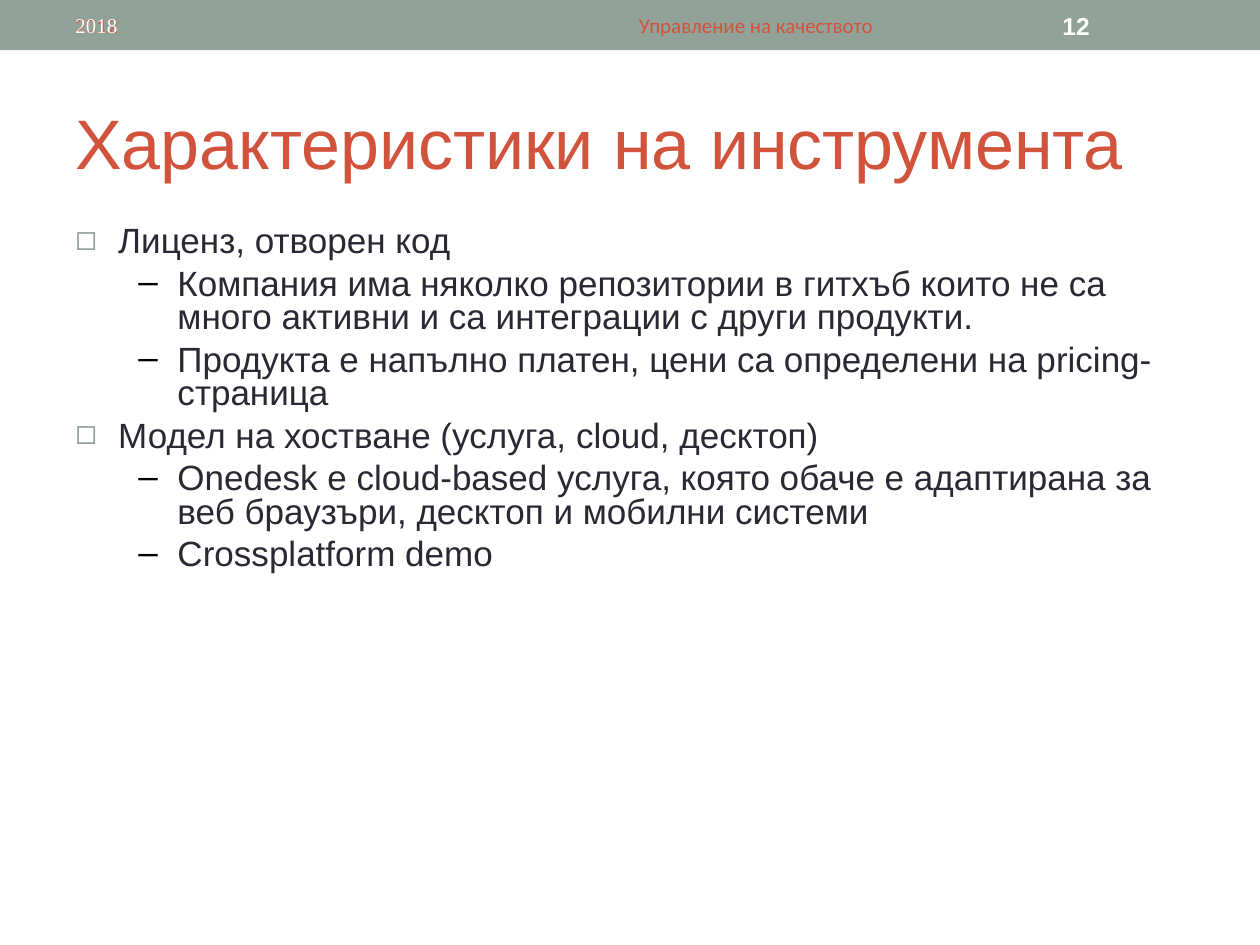
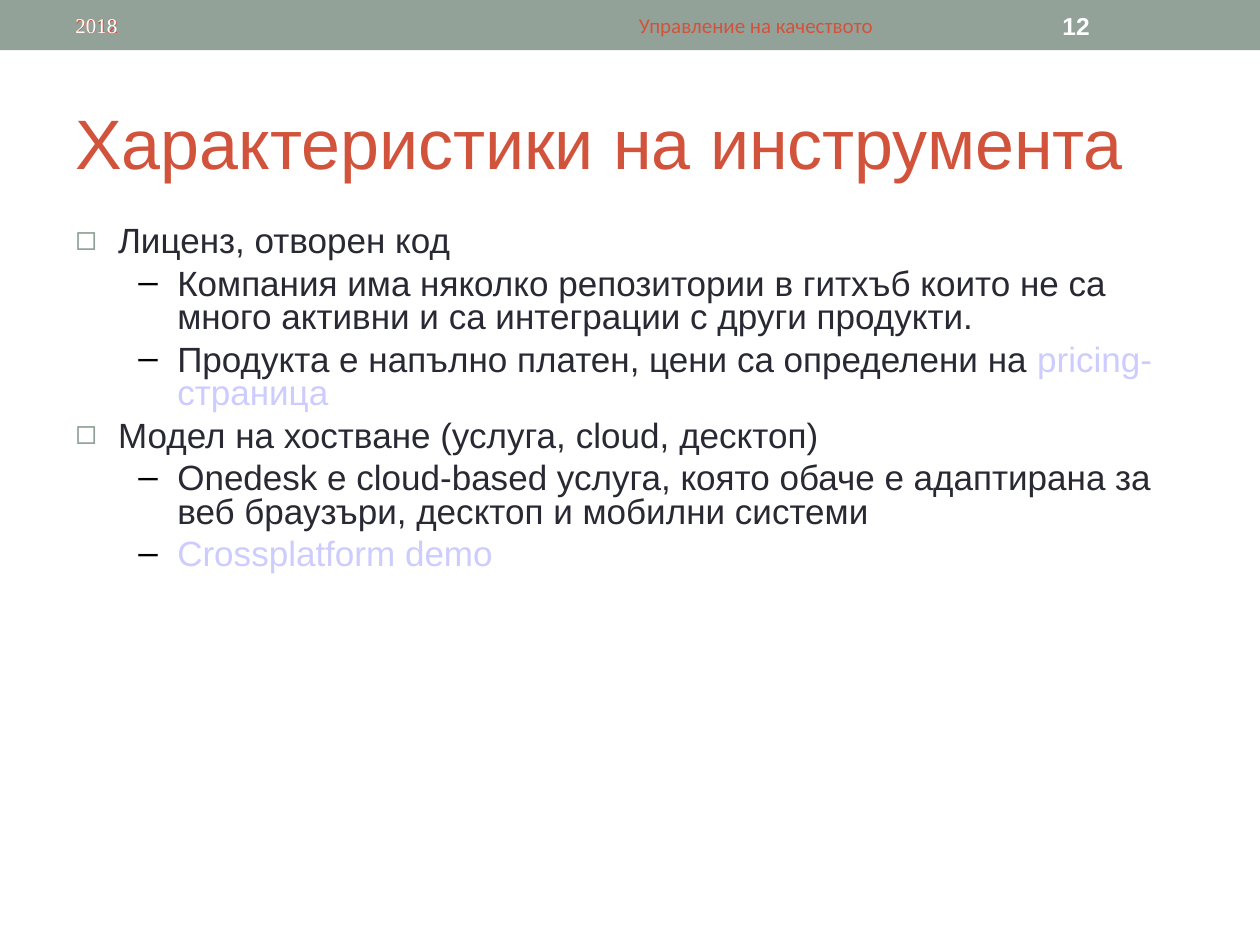
Before and after one commit to tsetsoo/ASIProject, a slide deck: slide 12 of OneDesk.ppt. Drawn at 1260x945 pixels with LibreOffice and Linux fonts; fonts in the diff are those of the drawing. Boxes give left, top, right and bottom in pixels: in the first picture for what was removed or moved away, otherwise in the second. Text is boxed around its words. In the diff, an @@ line names an element or a change of style, - is before the commit and + after.

```diff
--- a/OneDesk.ppt
+++ b/OneDesk.ppt
@@ text at [177,347,1152,573]: text colour #292934 to #CCCCFF in "pricing-страница", "Crossplatform demo" @@
```
Also in this commit, not shown: 1 other slide changed.
